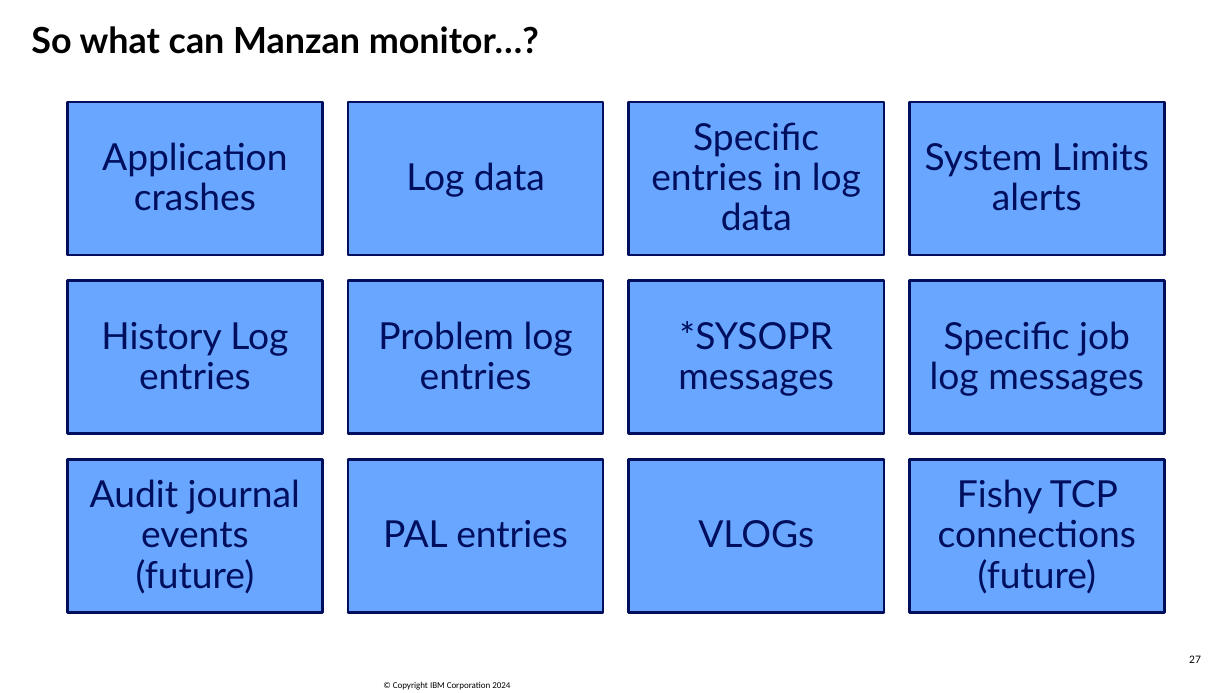
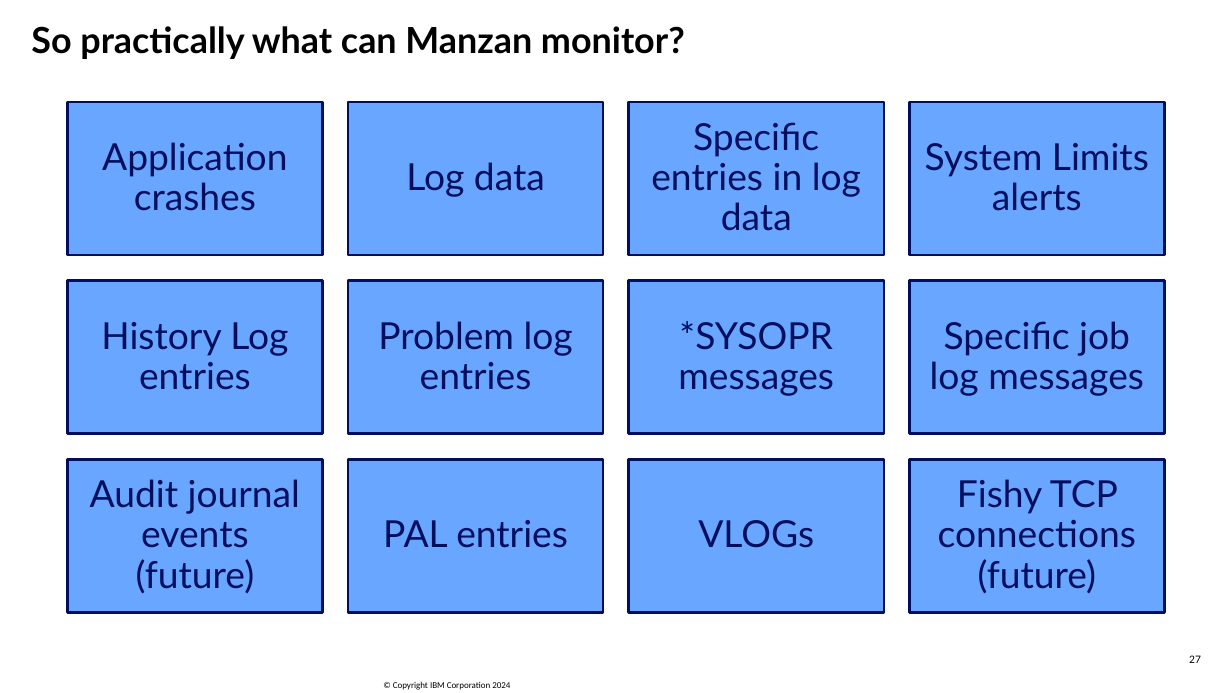
Before and after one commit to SanjulaGanepola/ibmi-talks, a slide deck: slide 27 of OSS Tools For System Management/OSS-Tools-For-System-Management.pptx. Drawn at 1232x693 pixels with LibreOffice and Linux fonts; fonts in the diff are those of the drawing; background and template pictures are left out. Boxes give left, top, right and bottom in pixels: in the first picture for what was removed or moved away, otherwise in the second. Text is boxed around its words. In the diff, an @@ line names an element or a change of style, - is before the commit and + after.

```diff
--- a/OSS Tools For System Management/OSS-Tools-For-System-Management.pptx
+++ b/OSS Tools For System Management/OSS-Tools-For-System-Management.pptx
@@ text at bbox=[31, 26, 685, 59]: text changed @@
-So what can Manzan monitor…?
+So practically what can Manzan monitor?
```
Also in this commit, not shown: 8 other slides changed, 8 slides added, 2 slides removed, 1 other file.
